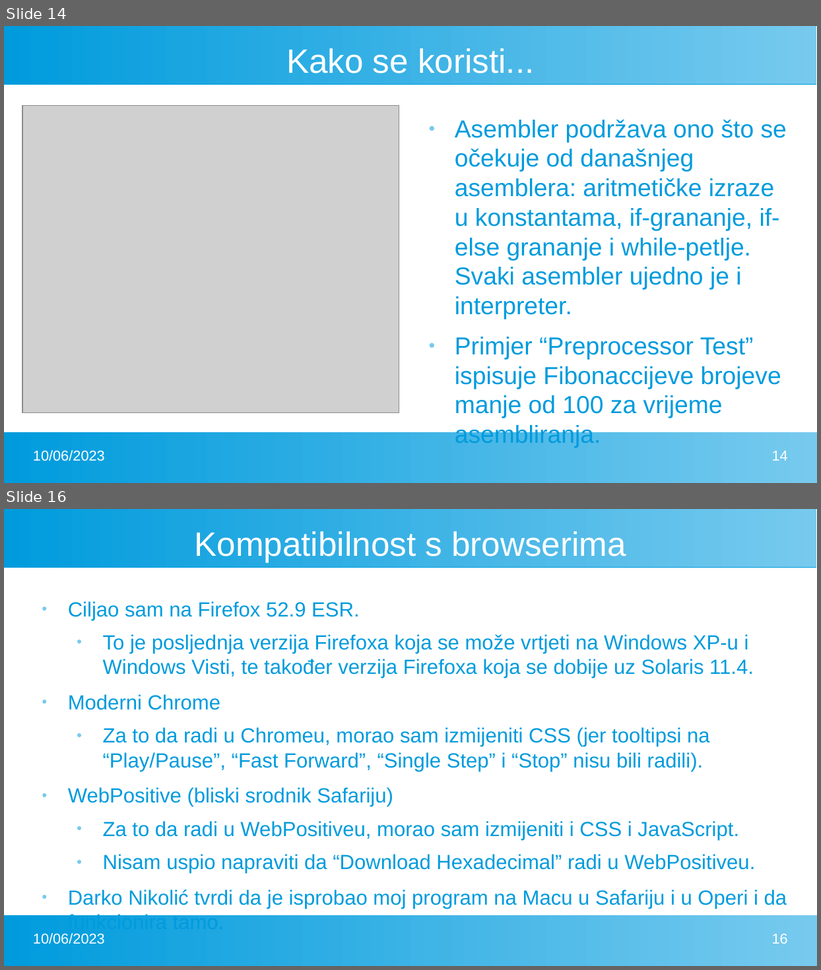
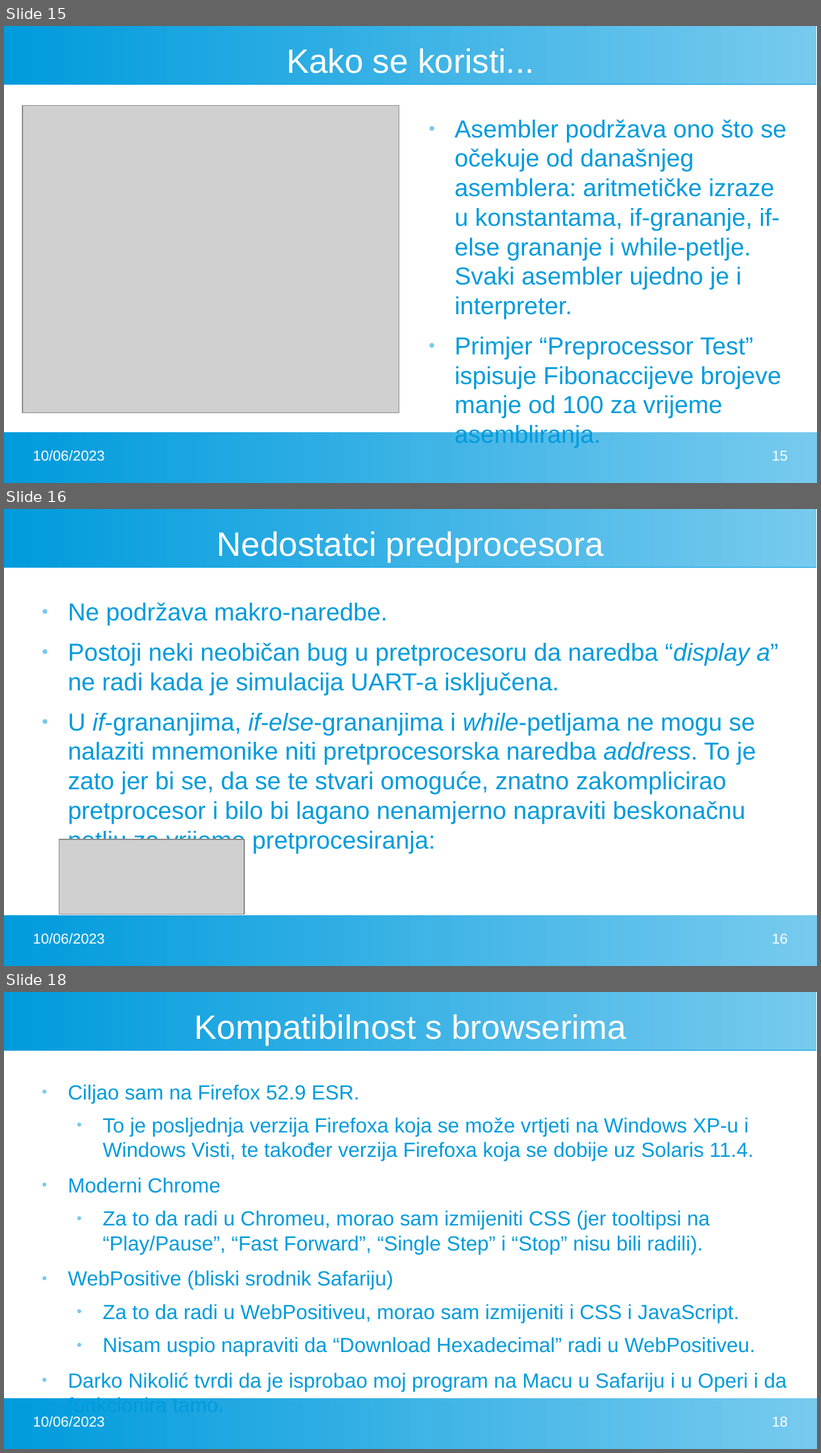
Before and after one commit to FlatAssembler/PicoBlaze_Simulator_in_JS, a slide deck: seminar/PicoBlaze.pptx. Shown one above the other, each under a label of ours: slides 14 and 16 before the commit, slides 15, 16 and 18 after it; the slides between them are not shown. The pictures are 821x970 and 821x1453 pixels, drawn with LibreOffice and Linux fonts; fonts in the diff are those of the drawing; grey boxes stand for pictures. Boxes give left, top, right and bottom in pixels: in the first picture for what was removed or moved away, otherwise in the second. Text is boxed around its words. In the diff, an @@ line names an element or a change of style, - is before the commit and + after.

```diff
--- a/seminar/PicoBlaze.pptx
+++ b/seminar/PicoBlaze.pptx
@@ slide 16 added at (4, 509, 817, 966), background #FFFFFF; not listed: 2 template elements that a slide beside it also shows @@
@@ title added at (217, 531, 604, 562), 33 pt, text #FFFFFF @@
+Nedostatci predprocesora
@@ text added at (68, 603, 778, 854), 24 pt, text #009BDD @@
+● Ne podržava makro-naredbe.
+● Postoji neki neobičan bug u pretprocesoru da naredba “display a” ne radi kada je simulacija UART-a isključena.
+● U if-grananjima, if-else-grananjima i while-petljama ne mogu se nalaziti mnemonike niti pretprocesorska naredba address. To je zato jer bi se, da se te stvari omoguće, znatno zakomplicirao pretprocesor i bilo bi lagano nenamjerno napraviti beskonačnu petlju za vrijeme pretprocesiranja:
@@ picture added at (59, 840, 244, 915) @@
@@ text added at (33, 933, 105, 945), 14 pt, text #FFFFFF @@
+10/06/2023
@@ page number added at (772, 934, 788, 944), 14 pt, text #FFFFFF @@
+16
@@ what was slide 14 is now slide 15 @@
@@ page number at (772, 451, 788, 461): text changed @@
-14
+15
@@ what was slide 16 is now slide 18 @@
@@ page number at (772, 1417, 788, 1427): text changed @@
-16
+18
```
Also in this commit, not shown: 5 slides changed, 1 other slide added, 1 other file.
